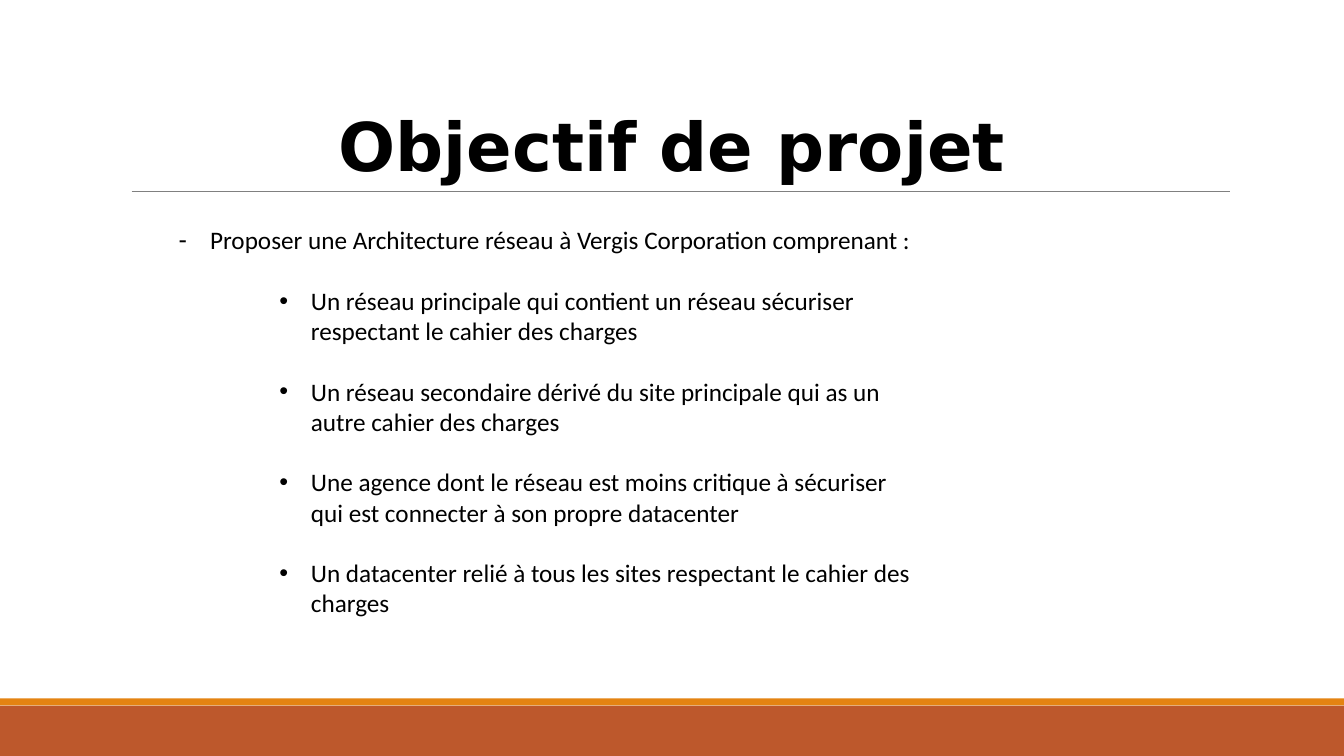
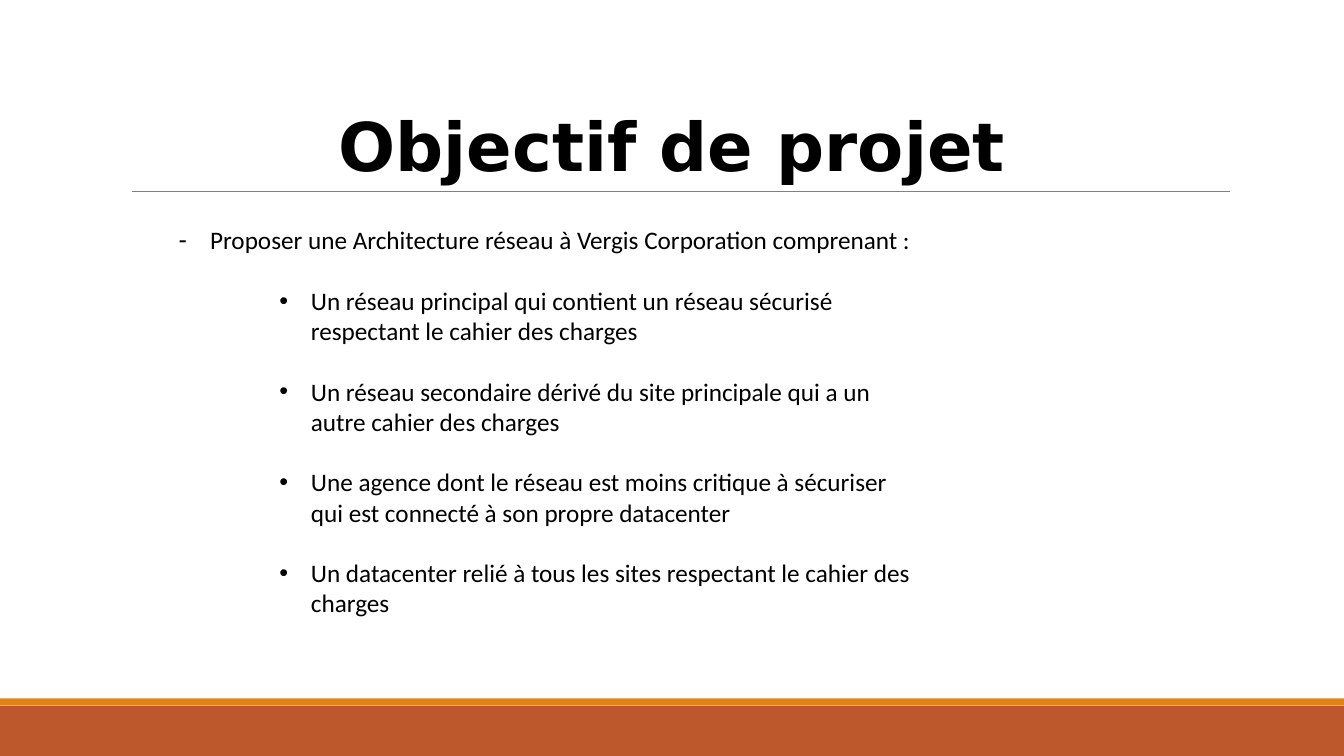
Before and after one commit to exiarobin/Projet-Architecture-Reseau, a slide deck: slide 3 of présentation Projet.pptx. Drawn at 1344x756 pixels with LibreOffice and Linux fonts; fonts in the diff are those of the drawing. Boxes give left, top, right and bottom in pixels: in the first picture for what was removed or moved away, otherwise in the second. Text is boxed around its words. In the diff, an @@ line names an element or a change of style, - is before the commit and + after.

```diff
--- a/présentation Projet.pptx
+++ b/présentation Projet.pptx
@@ text at (x1=311, y1=292, x2=886, y2=526): text changed @@
-    • Un réseau principale qui contient un réseau sécuriser respectant le cahier des charges
-    • Un réseau secondaire dérivé du site principale qui as un autre cahier des charges
-    • Une agence dont le réseau est moins critique à sécuriser qui est connecter à son propre datacenter
+    • Un réseau principal qui contient un réseau sécurisé respectant le cahier des charges
+    • Un réseau secondaire dérivé du site principale qui a un autre cahier des charges
+    • Une agence dont le réseau est moins critique à sécuriser qui est connecté à son propre datacenter
```
Also in this commit, not shown: 7 other slides changed.
